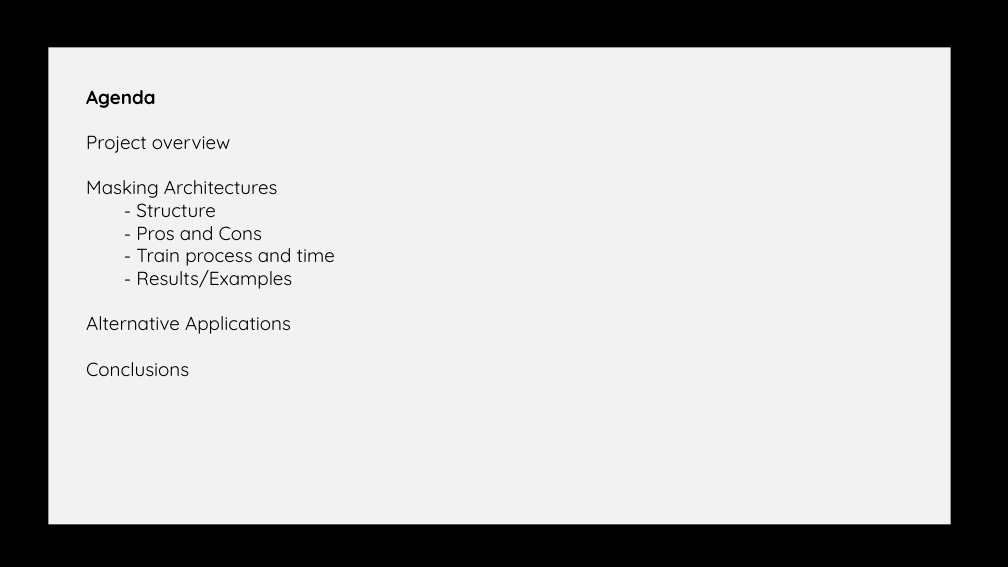
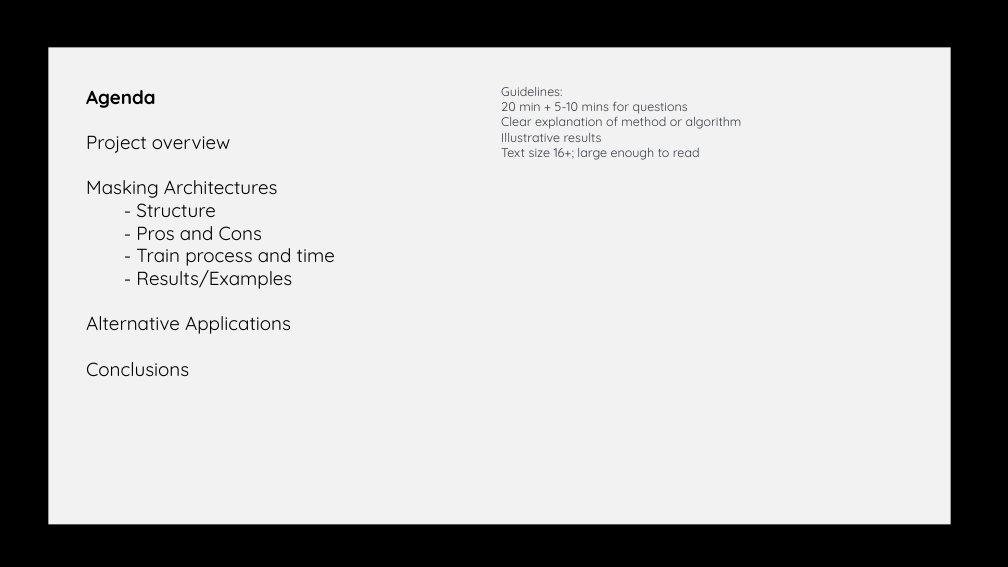
Before and after one commit to hoangthienan95/computer-vision-project, a slide deck: slide 2 of milestones/final_presentation/Final_Presentation.pptx. Drawn at 1008x567 pixels with LibreOffice and Linux fonts; fonts in the diff are those of the drawing; background and template pictures are left out. Boxes give left, top, right and bottom in pixels: in the first picture for what was removed or moved away, otherwise in the second. Text is boxed around its words. In the diff, an @@ line names an element or a change of style, - is before the commit and + after.

Commit message:
updated slide

```diff
--- a/milestones/final_presentation/Final_Presentation.pptx
+++ b/milestones/final_presentation/Final_Presentation.pptx
@@ text added at [501,87,742,160], 12 pt, text #363D46 @@
+Guidelines:
+20 min + 5-10 mins for questions
+Clear explanation of method or algorithm
+Illustrative results
+Text size 16+; large enough to read
```
